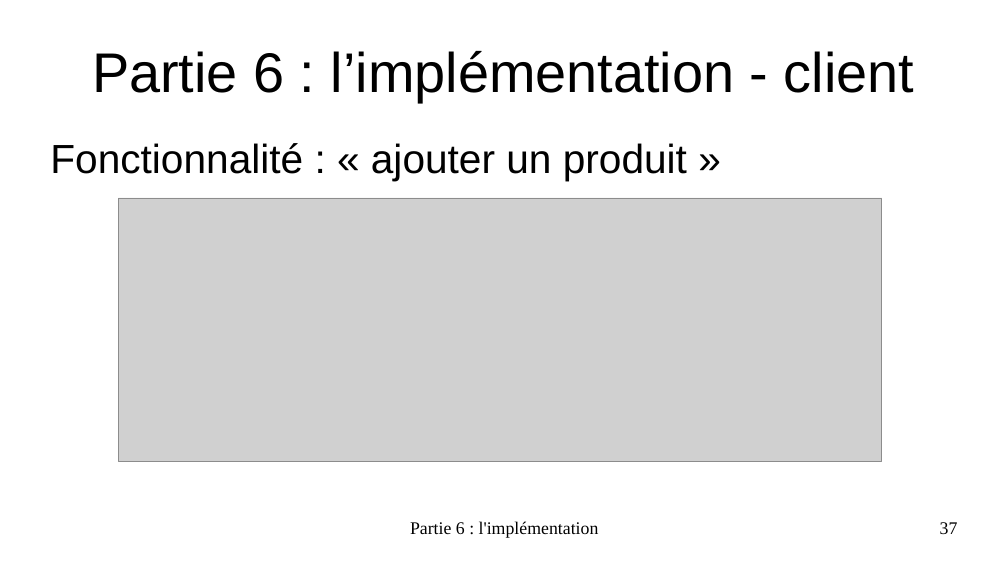
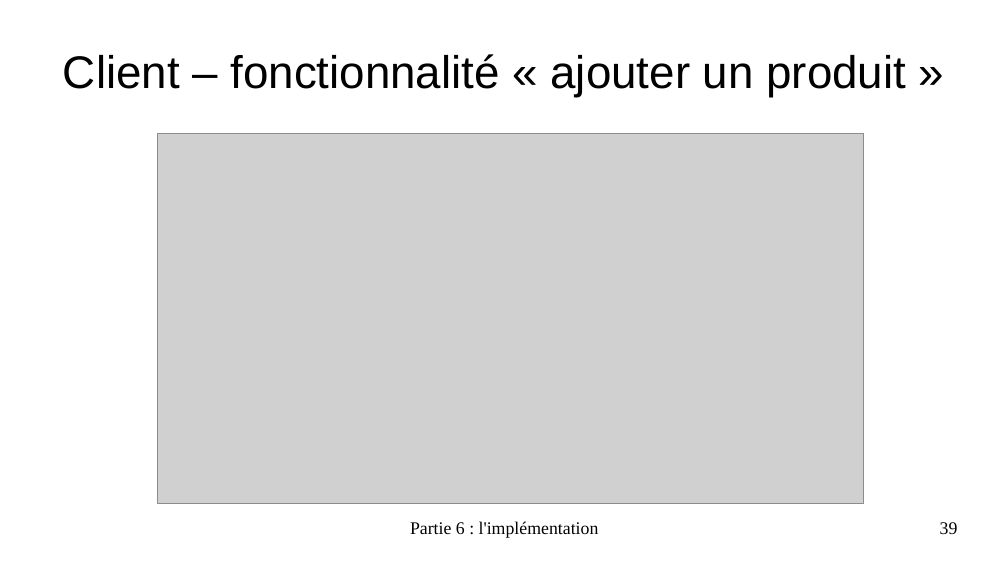
Before and after one commit to EmmaBroudic/Projet-Nooky, a slide deck: slide 39 of doc/Nooky4.odp (slide 37 before the commit). Drawn at 1008x567 pixels with LibreOffice and Linux fonts; fonts in the diff are those of the drawing; grey boxes stand for pictures. Boxes give left, top, right and bottom in pixels: in the first picture for what was removed or moved away, otherwise in the second. Text is boxed around its words. In the diff, an @@ line names an element or a change of style, - is before the commit and + after.

```diff
--- a/doc/Nooky4.odp
+++ b/doc/Nooky4.odp
@@ title at [63, 54, 906, 97]: text changed; size 44 to 36 pt @@
-Partie 6 : l’implémentation - client
+Client – fonctionnalité « ajouter un produit »
@@ text removed at [50, 143, 687, 181] @@
-Fonctionnalité : « ajouter un produit »
@@ picture: place and size @@
-picture at [118, 198, 882, 462]
+picture at [157, 134, 863, 504]
@@ page number at [940, 522, 958, 534]: text changed @@
-37
+39
```
Also in this commit, not shown: 23 other slides changed, 12 slides added, 28 other files.
